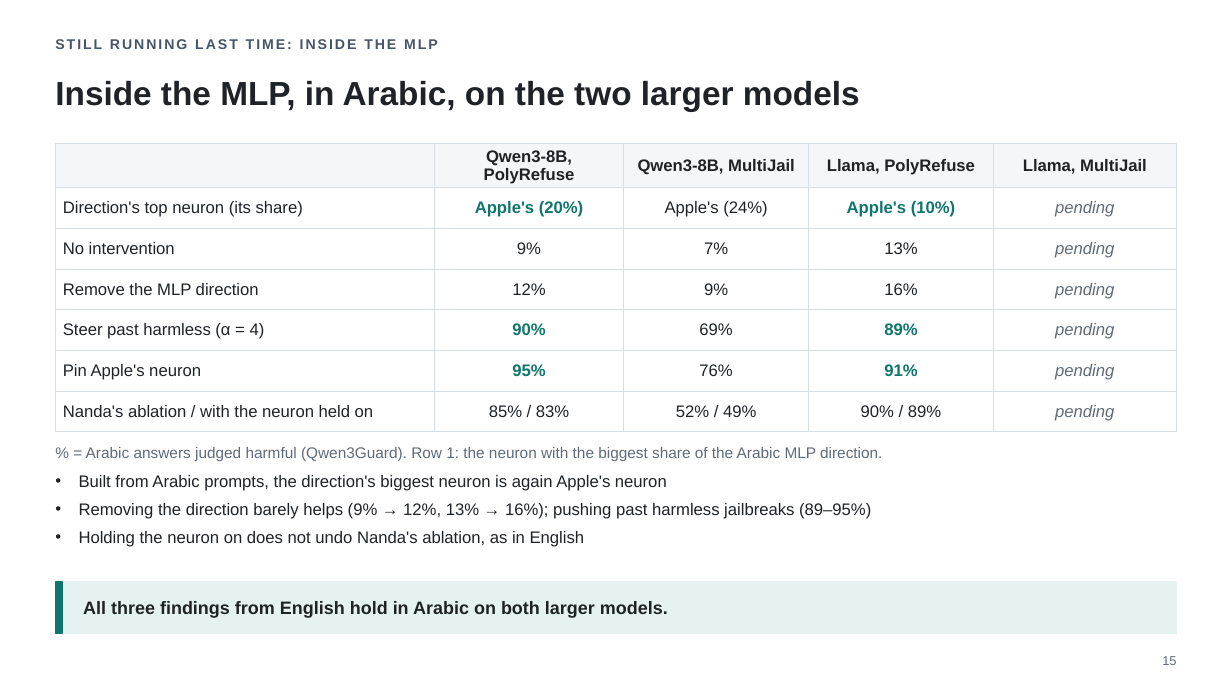
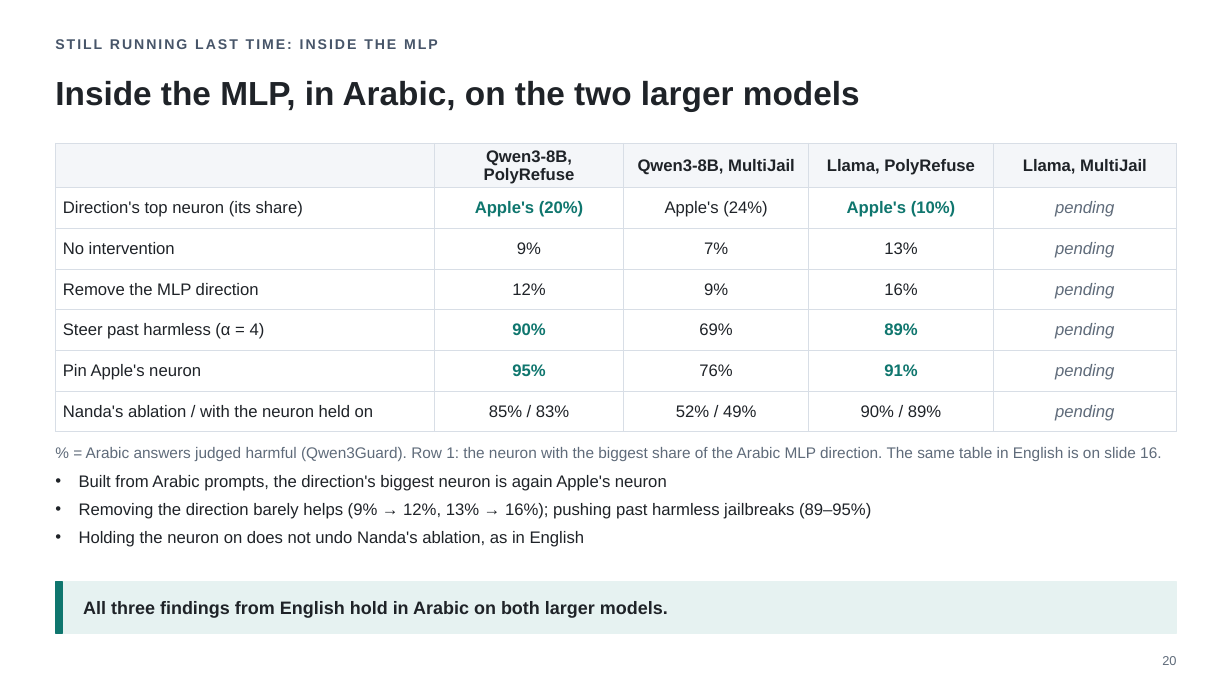
Before and after one commit to fjoad/refusal-neurons, a slide deck: slide 20 of slides/refusal_neurons_2026-11-12.pptx (slide 15 before the commit). Drawn at 1232x693 pixels with LibreOffice and Linux fonts; fonts in the diff are those of the drawing. Boxes give left, top, right and bottom in pixels: in the first picture for what was removed or moved away, otherwise in the second. Text is boxed around its words. In the diff, an @@ line names an element or a change of style, - is before the commit and + after.

```diff
--- a/slides/refusal_neurons_2026-11-12.pptx
+++ b/slides/refusal_neurons_2026-11-12.pptx
@@ text at (86, 447, 1161, 461): text changed @@
-% = Arabic answers judged harmful (Qwen3Guard). Row 1: the neuron with the biggest share of the Arabic MLP direction.
+% = Arabic answers judged harmful (Qwen3Guard). Row 1: the neuron with the biggest share of the Arabic MLP direction. The same table in English is on slide 16.
@@ text at (1162, 656, 1176, 665): text changed @@
-15
+20
```
Also in this commit, not shown: 13 other slides changed, 5 slides added, 12 other files.
